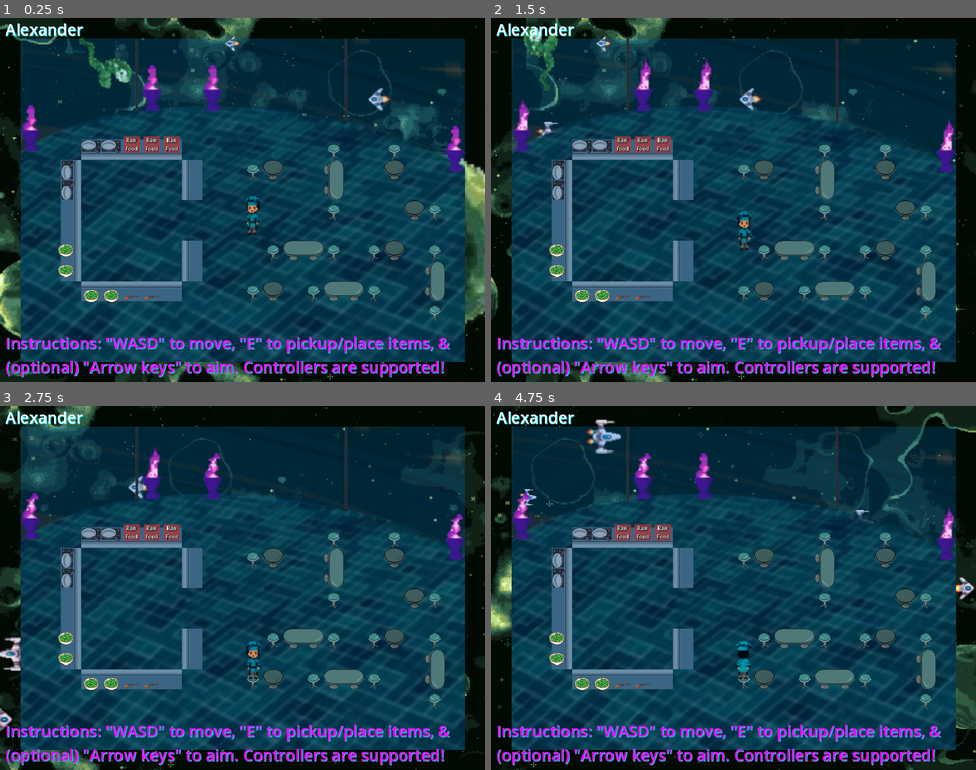
Above: before the commit, frames 1-4 (two rows, left to right).
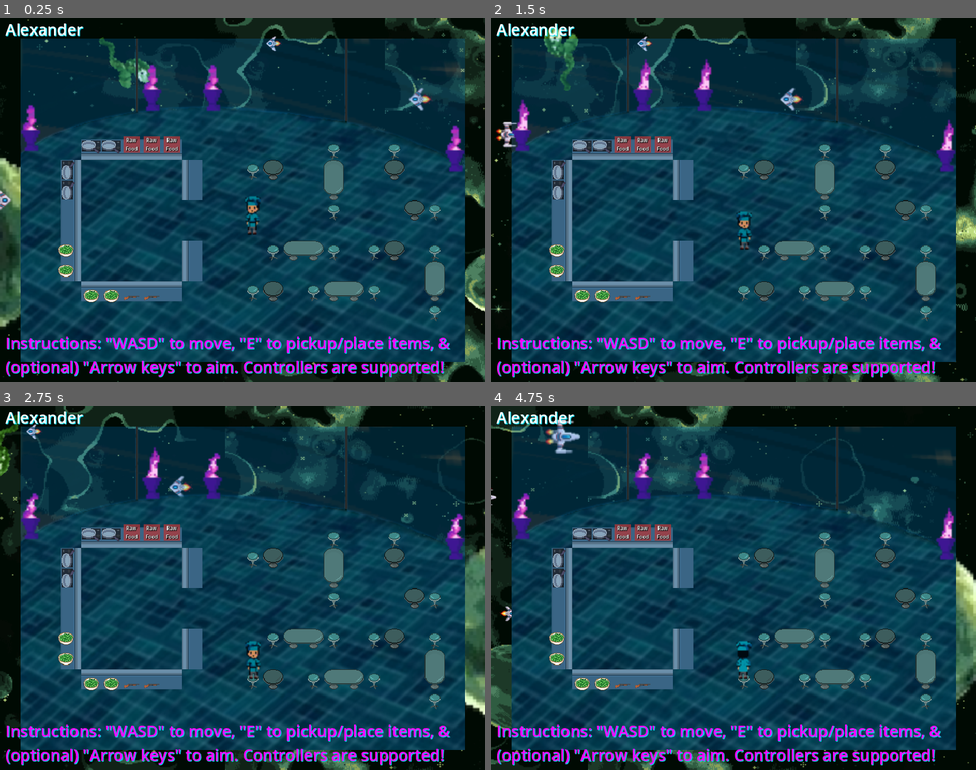
Above: after the commit, the same moments.

Repository: Alexander-Worley/Outer-Plates
Game: Godot game, scene res://DevScenes/Alexander/Alexander.tscn
Two runs of this game, one before a commit and one after it. Both use one fixed random seed, a clock stepped at 60 frames per second and the inputs below. This scene is started directly instead of the project's main scene.
Inputs:
- Up to frame 1 (0.25 s): no input
- Up to frame 2 (1.5 s): hold Right (face_right) 0.53-1.28 s; hold E (pickup) 0.53-1.28 s; hold S (down) from 1.28 s (still down); tap E (pickup) at 1.35 s
- Up to frame 3 (2.75 s): release S (down) at 2.03 s; hold Right (face_right) from 2.03 s (still down); hold E (pickup) from 2.03 s (still down)
- Up to frame 4 (4.75 s): release Right (face_right) at 2.78 s; release E (pickup) at 2.78 s; hold Up (face_up) 2.78-3.53 s; tap E (pickup) at 2.85, 4.35 s; hold E (pickup) 3.53-4.28 s; hold Left (face_left) from 3.53 s (still down)

The runs differ from the first frame. In frame 1, 11% of the frame differs, in the area x 0-100%, y 0-100%; in frame 2, 9.1%; in frame 3, 9.2%; in frame 4, 9.2%.

Commit message:
Updated table sprites
Closes #39

Diff:
--- a/DevScenes/Alexander/Alexander.tscn
+++ b/DevScenes/Alexander/Alexander.tscn
@@ -1,12 +1,13 @@
-[gd_scene load_steps=12 format=3 uid="uid://cq4rjomlqw06p"]
+[gd_scene load_steps=13 format=3 uid="uid://cq4rjomlqw06p"]
 
 [ext_resource type="PackedScene" uid="uid://c25l7bpom1gm4" path="res://Scenes/Background/background.tscn" id="1_1fft2"]
 [ext_resource type="PackedScene" uid="uid://cuek2wfflpv5k" path="res://Scenes/Restaurant/Environment/lavaLamp.tscn" id="2_oon6e"]
 [ext_resource type="PackedScene" uid="uid://btugtq4bxfaeh" path="res://Scenes/Restaurant/PlainSurface/plainSurface.tscn" id="3_gejkp"]
 [ext_resource type="Texture2D" uid="uid://g6sa6xxkg7q4" path="res://Assets/Environment/Ambiance/chair.png" id="3_rqnal"]
 [ext_resource type="PackedScene" uid="uid://d1ahdwi2ft7k0" path="res://Scenes/Restaurant/Player/player.tscn" id="5_2orcc"]
-[ext_resource type="Texture2D" uid="uid://cuawvf5dcoirc" path="res://Assets/Interactables/PlainSurfaces/table-oval.png" id="5_106gf"]
+[ext_resource type="Texture2D" uid="uid://cuawvf5dcoirc" path="res://Assets/Interactables/PlainSurfaces/oval-table.png" id="5_106gf"]
 [ext_resource type="Texture2D" uid="uid://w6mky47wi66h" path="res://Assets/Interactables/PlainSurfaces/square-counter.png" id="6_8fd4r"]
+[ext_resource type="Texture2D" uid="uid://ddyrqc8ufdbi6" path="res://Assets/Interactables/PlainSurfaces/vertical-oval-table.png" id="6_cg0ue"]
 [ext_resource type="PackedScene" uid="uid://dtdmt8ydsnyci" path="res://Scenes/Restaurant/TestItems/testFoodForStove.tscn" id="7_twrhn"]
 [ext_resource type="PackedScene" uid="uid://b1tqrv16m7ras" path="res://Scenes/Restaurant/TestItems/testFood.tscn" id="8_c7tx8"]
 [ext_resource type="PackedScene" uid="uid://r0sqnmyx2q5r" path="res://Scenes/Restaurant/TestItems/testWeapon.tscn" id="9_kjlkh"]
@@ -17,7 +18,7 @@
 [node name="Environment" type="Node2D" parent="."]
 
 [node name="Background" parent="Environment" instance=ExtResource("1_1fft2")]
-scroll_offset = Vector2(-563121, 0)
+scroll_offset = Vector2(-603014, 0)
 Planet = "Green Planet"
 
 [node name="Prototype 2" type="Label" parent="Environment/Background"]
@@ -146,15 +147,13 @@
 
 [node name="Table7" parent="Surfaces/Tables" instance=ExtResource("3_gejkp")]
 position = Vector2(688, 416)
-direction = 1
 height = 2
-texture = ExtResource("5_106gf")
+texture = ExtResource("6_cg0ue")
 
 [node name="Table8" parent="Surfaces/Tables" instance=ExtResource("3_gejkp")]
 position = Vector2(528, 256)
-direction = 1
 height = 2
-texture = ExtResource("5_106gf")
+texture = ExtResource("6_cg0ue")
 
 [node name="Counters" type="Node2D" parent="Surfaces"]
 
--- a/Scenes/Restaurant/restaurant.tscn
+++ b/Scenes/Restaurant/restaurant.tscn
@@ -8,7 +8,7 @@
 [ext_resource type="PackedScene" uid="uid://ede2frngbs0e" path="res://Scenes/Restaurant/Stove/stove.tscn" id="4_x3u6a"]
 [ext_resource type="Texture2D" uid="uid://w6mky47wi66h" path="res://Assets/Interactables/PlainSurfaces/square-counter.png" id="5_rtq4x"]
 [ext_resource type="PackedScene" uid="uid://dtdmt8ydsnyci" path="res://Scenes/Restaurant/TestItems/testFoodForStove.tscn" id="6_uutht"]
-[ext_resource type="Texture2D" uid="uid://cuawvf5dcoirc" path="res://Assets/Interactables/PlainSurfaces/table-oval.png" id="7_4r5b2"]
+[ext_resource type="Texture2D" uid="uid://cuawvf5dcoirc" path="res://Assets/Interactables/PlainSurfaces/oval-table.png" id="7_4r5b2"]
 [ext_resource type="PackedScene" uid="uid://r0sqnmyx2q5r" path="res://Scenes/Restaurant/TestItems/testWeapon.tscn" id="9_3ncmo"]
 [ext_resource type="PackedScene" uid="uid://cuek2wfflpv5k" path="res://Scenes/Restaurant/Environment/lavaLamp.tscn" id="10_f2two"]
 
Renamed: Assets/Interactables/PlainSurfaces/table-oval.png -> Assets/Interactables/PlainSurfaces/oval-table.png
Not shown, changed: Assets/Interactables/PlainSurfaces/oval-table.png.import
Binary file added: Assets/Interactables/PlainSurfaces/vertical-oval-table.png
Not shown, added: Assets/Interactables/PlainSurfaces/vertical-oval-table.png.import
